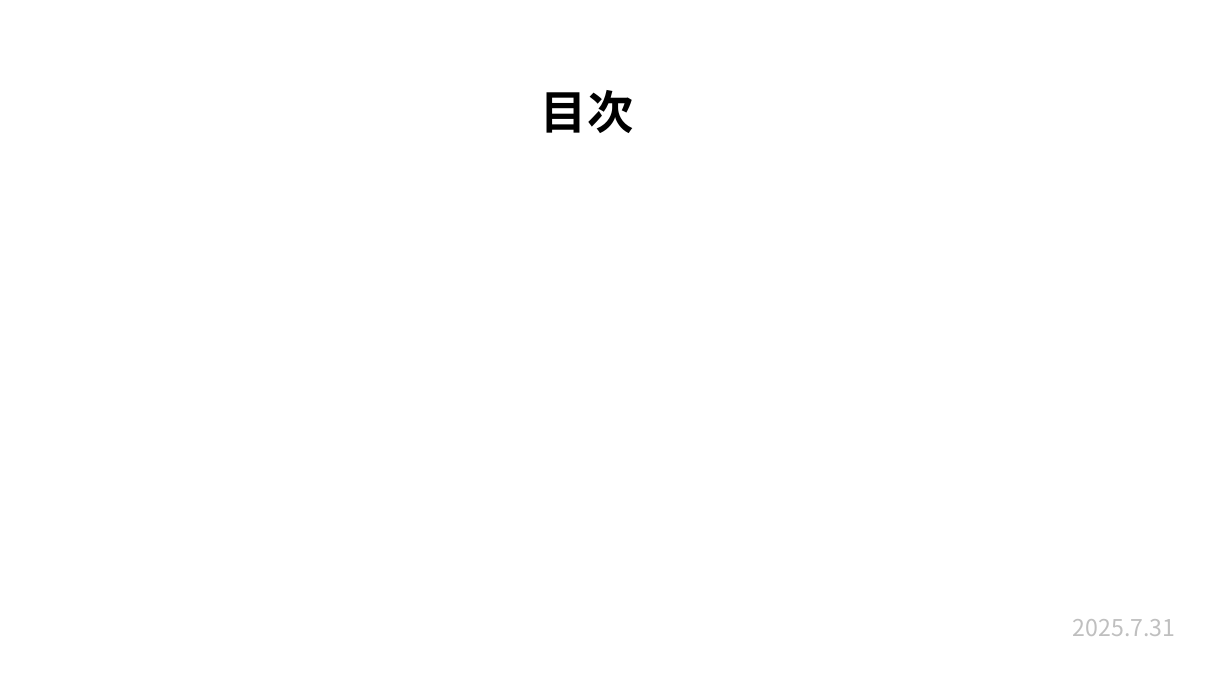
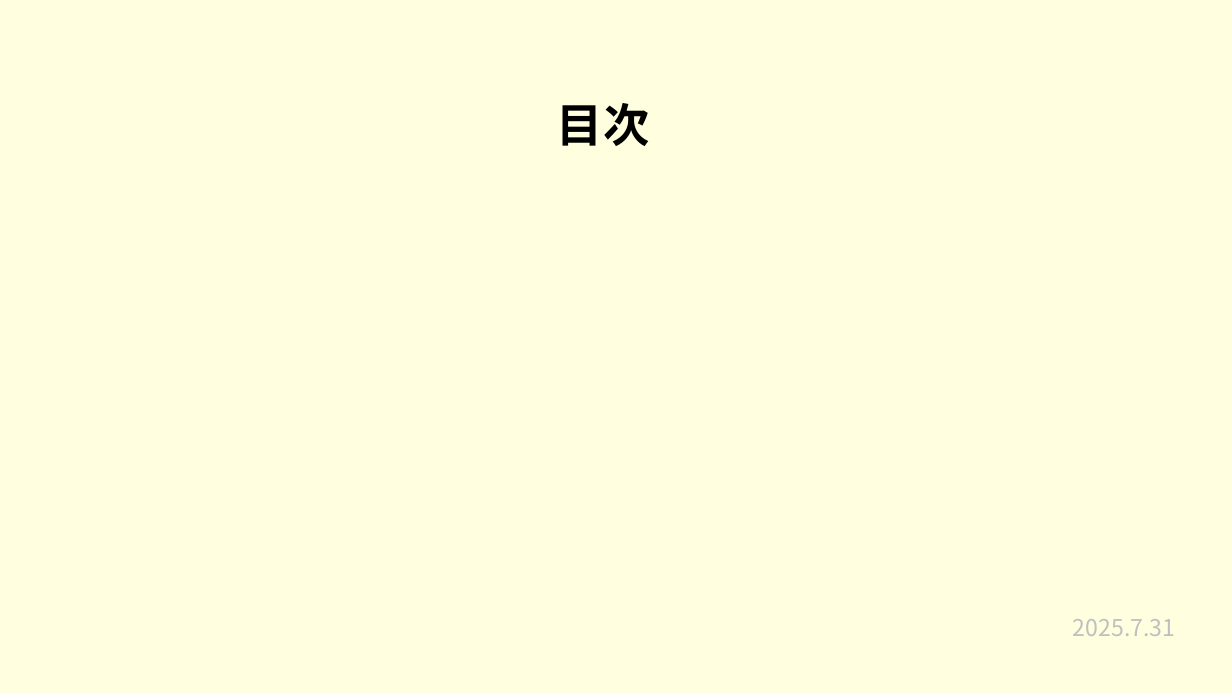
Before and after one commit to plusdojo2025/a2-7, a slide deck: slide 2 of 発表準備/7月成果発表会.pptx. Drawn at 1232x693 pixels with LibreOffice and Linux fonts; fonts in the diff are those of the drawing. Boxes give left, top, right and bottom in pixels: in the first picture for what was removed or moved away, otherwise in the second. Text is boxed around its words. In the diff, an @@ line names an element or a change of style, - is before the commit and + after.

```diff
--- a/発表準備/7月成果発表会.pptx
+++ b/発表準備/7月成果発表会.pptx
@@ rectangle added at box(0, 0, 1232, 693), fill #FFFFE0 @@
@@ title "目次": place and size @@
-title "目次" at box(541, 90, 633, 133)
+title "目次" at box(557, 103, 649, 146)
```
Also in this commit, not shown: 15 other slides changed.
